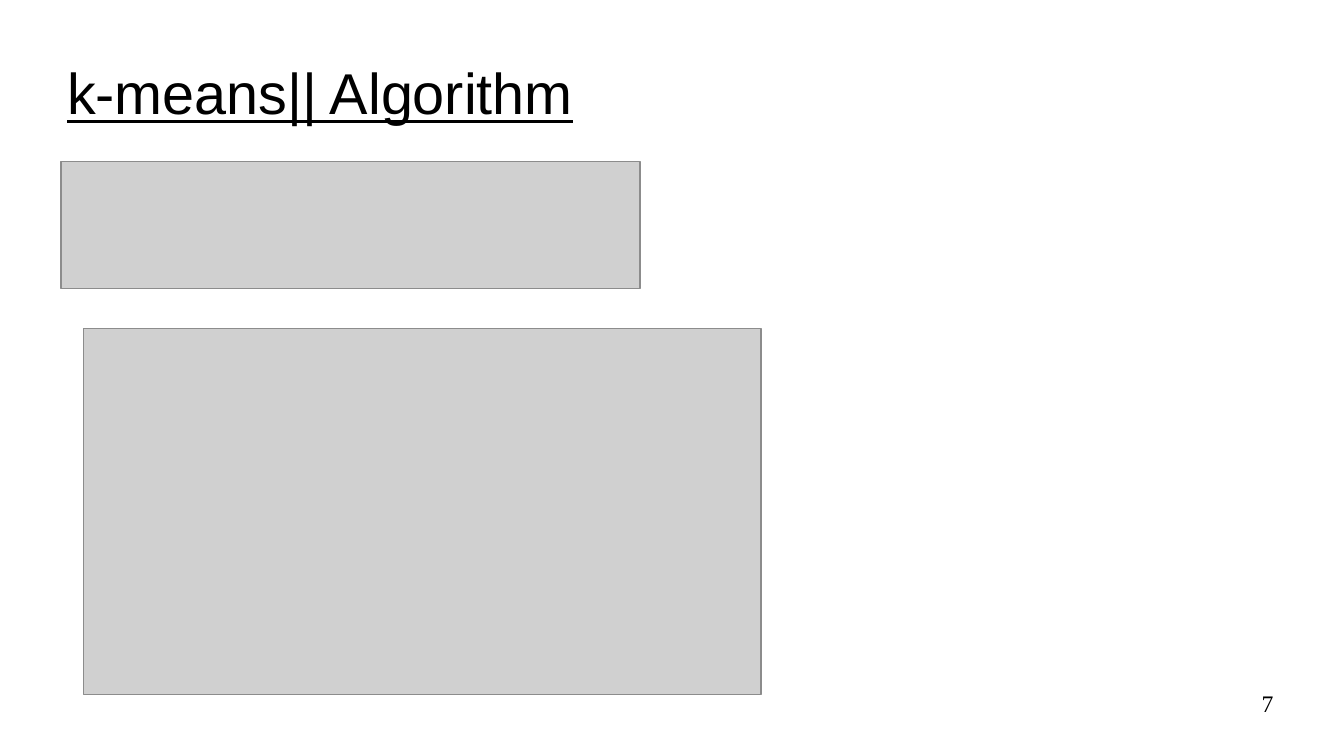
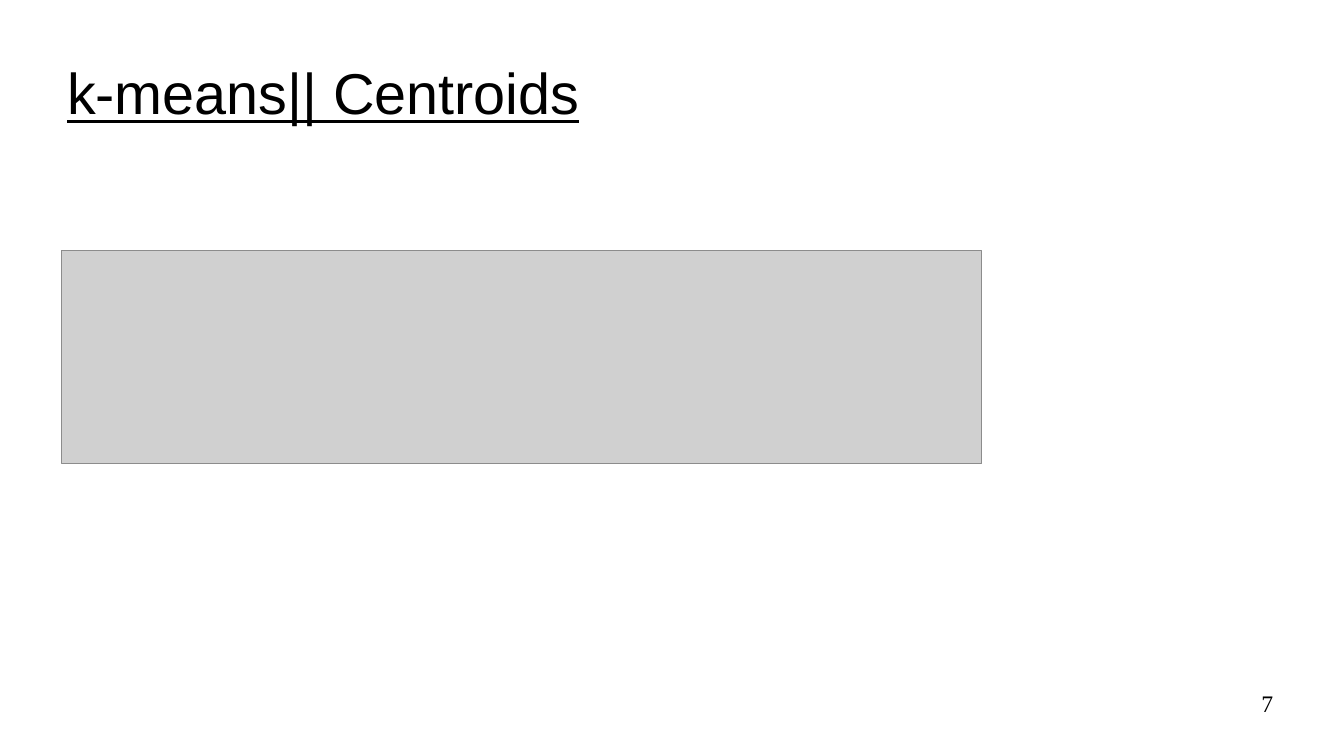
Before and after one commit to UVADS/distributed_computing, a slide deck: slide 7 of 05_clustering_and_dim_reduction/content_clustering/k_means_extensions.ppt. Drawn at 1344x756 pixels with LibreOffice and Linux fonts; fonts in the diff are those of the drawing; grey boxes stand for pictures. Boxes give left, top, right and bottom in pixels: in the first picture for what was removed or moved away, otherwise in the second. Text is boxed around its words. In the diff, an @@ line names an element or a change of style, - is before the commit and + after.

```diff
--- a/05_clustering_and_dim_reduction/content_clustering/k_means_extensions.ppt
+++ b/05_clustering_and_dim_reduction/content_clustering/k_means_extensions.ppt
@@ title at (67,72,579,125): text changed @@
-k-means|| Algorithm
+k-means|| Centroids
@@ picture: place and size @@
-picture at (61,162,640,289)
+picture at (62,251,983,465)
@@ picture removed at (83,329,761,695) @@
```
Also in this commit, not shown: 3 other slides changed, 1 slide added.
